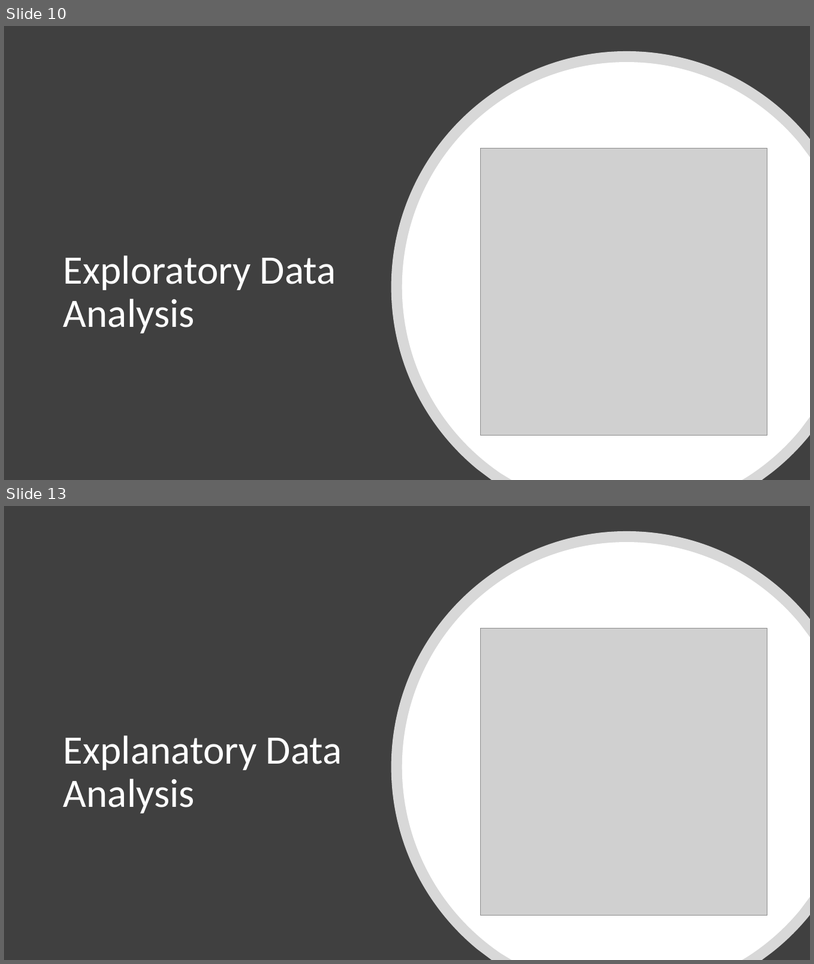
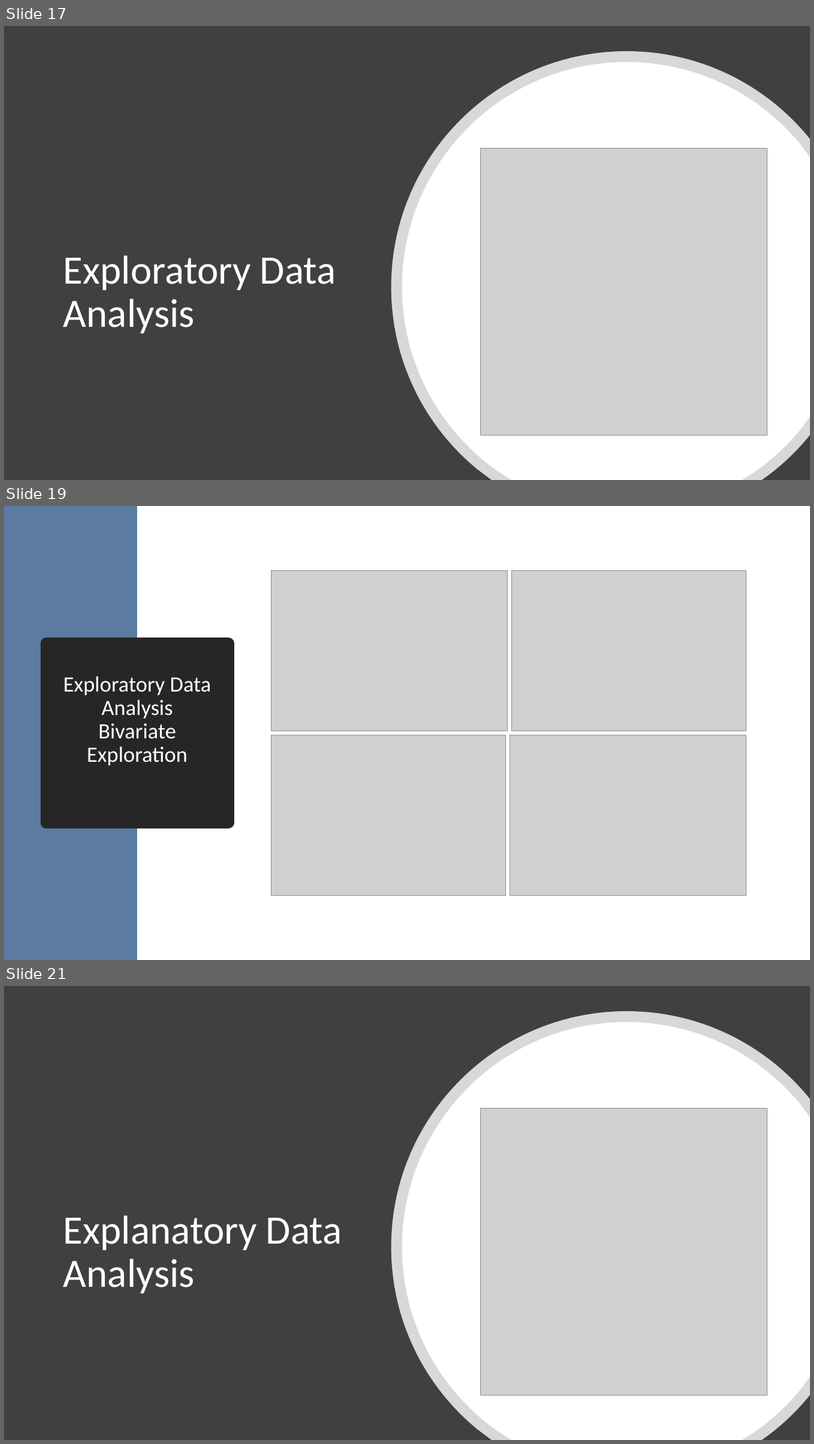
Before and after one commit to Moaaz-Mahmoud/Third-Year-Electrical-Testing-3A, a slide deck: projects-for-the-practical-exam/house-pricing/presentation.pptx. Shown one above the other, each under a label of ours: slides 10 and 13 before the commit, slides 17, 19 and 21 after it; the slides between them are not shown. The pictures are 814x964 and 814x1444 pixels, drawn with LibreOffice and Linux fonts; fonts in the diff are those of the drawing; grey boxes stand for pictures. Boxes give left, top, right and bottom in pixels: in the first picture for what was removed or moved away, otherwise in the second. Text is boxed around its words. In the diff, an @@ line names an element or a change of style, - is before the commit and + after.

```diff
--- a/projects-for-the-practical-exam/house-pricing/presentation.pptx
+++ b/projects-for-the-practical-exam/house-pricing/presentation.pptx
@@ slide 19 added at box(4, 506, 810, 960), background #FFFFFF @@
@@ rectangle added at box(4, 506, 137, 960), fill #5C7BA0 @@
@@ picture added at box(272, 570, 509, 730) @@
@@ picture added at box(512, 570, 747, 730) @@
@@ title added at box(47, 643, 228, 822), fill #262626, outline #262626 13.75 pt, 26 pt, text #FFFFFF @@
+Exploratory Data Analysis
+Bivariate Exploration
@@ picture added at box(272, 735, 506, 895) @@
@@ picture added at box(510, 735, 746, 895) @@
@@ what was slide 10 is now slide 17 @@
@@ what was slide 13 is now slide 21 @@
```
Also in this commit, not shown: 6 slides changed, 9 other slides added, 2 slides removed, 32 other files.
